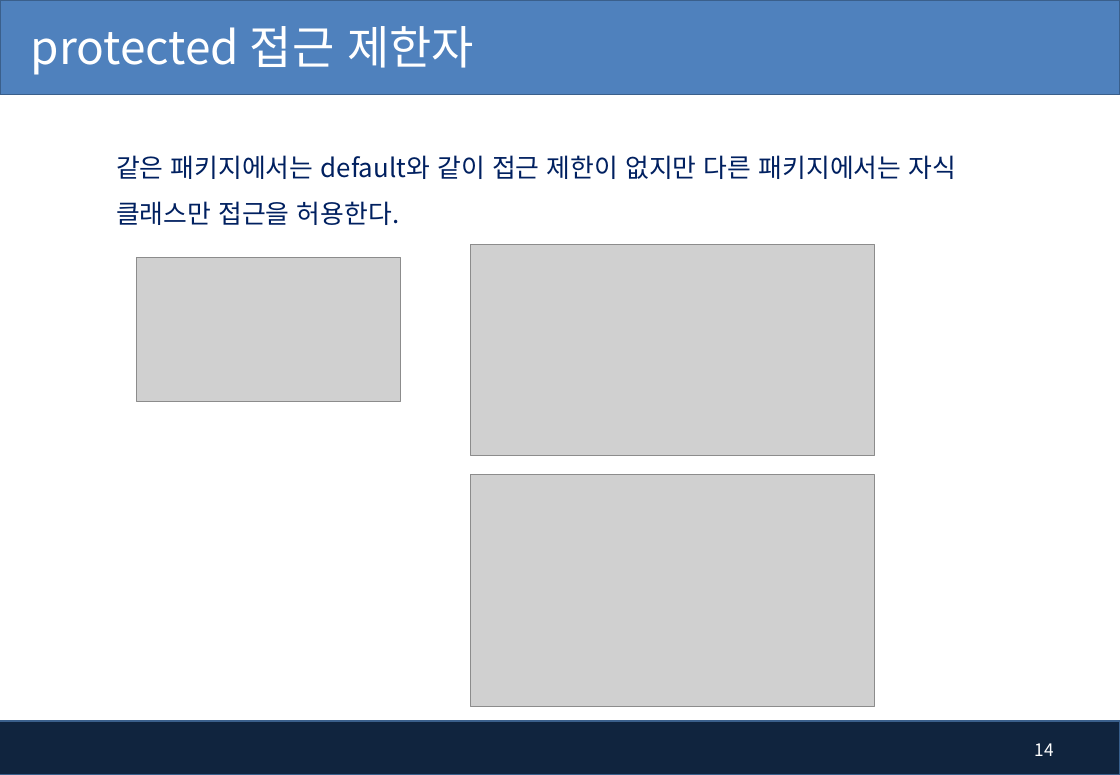
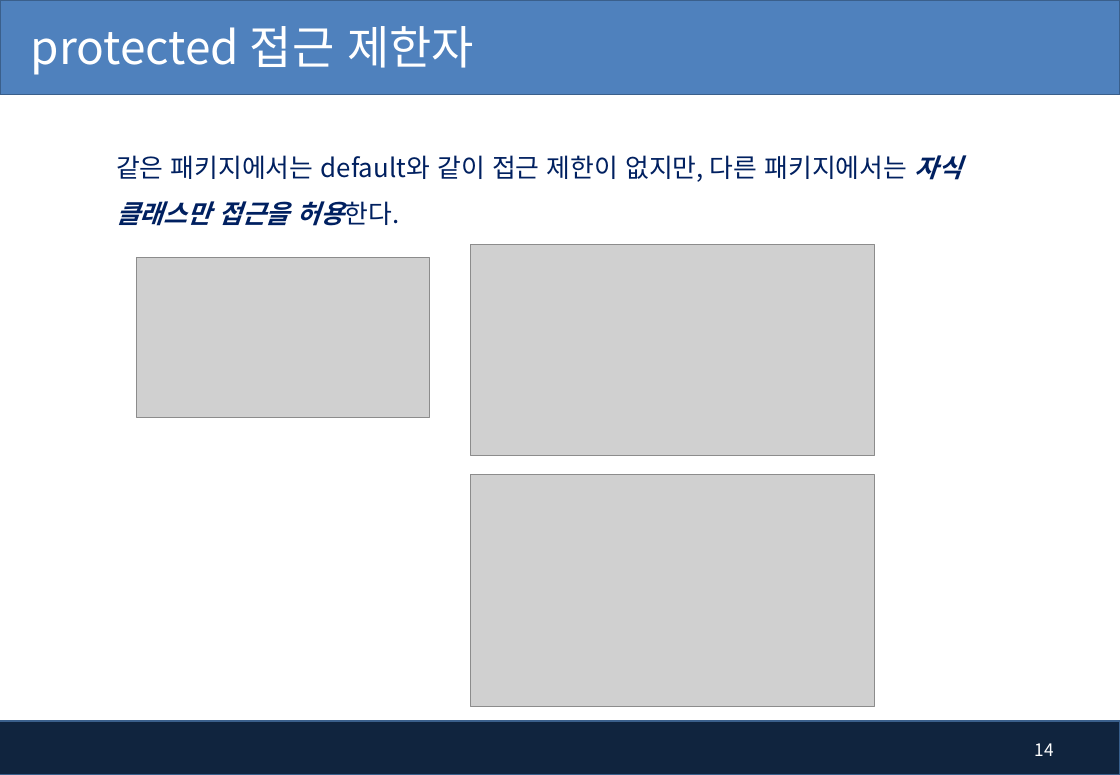
Before and after one commit to pshho/ngreen_project, a slide deck: slide 14 of javaWorks/자료/java_ppt/8장.상속과 다형성.pptx. Drawn at 1120x775 pixels with LibreOffice and Linux fonts; fonts in the diff are those of the drawing; grey boxes stand for pictures; background and template pictures are left out. Boxes give left, top, right and bottom in pixels: in the first picture for what was removed or moved away, otherwise in the second. Text is boxed around its words. In the diff, an @@ line names an element or a change of style, - is before the commit and + after.

```diff
--- a/javaWorks/자료/java_ppt/8장.상속과 다형성.pptx
+++ b/javaWorks/자료/java_ppt/8장.상속과 다형성.pptx
@@ text at (116, 155, 962, 226): text changed @@
-  같은 패키지에서는 default와 같이 접근 제한이 없지만 다른 패키지에서는 자식 클래스만 접근을 허용한다.
+  같은 패키지에서는 default와 같이 접근 제한이 없지만, 다른 패키지에서는 자식 클래스만 접근을 허용한다.
@@ picture: place and size @@
-picture at (137, 258, 400, 402)
+picture at (137, 258, 429, 418)
```
Also in this commit, not shown: 8 other slides changed, 46 other files.
